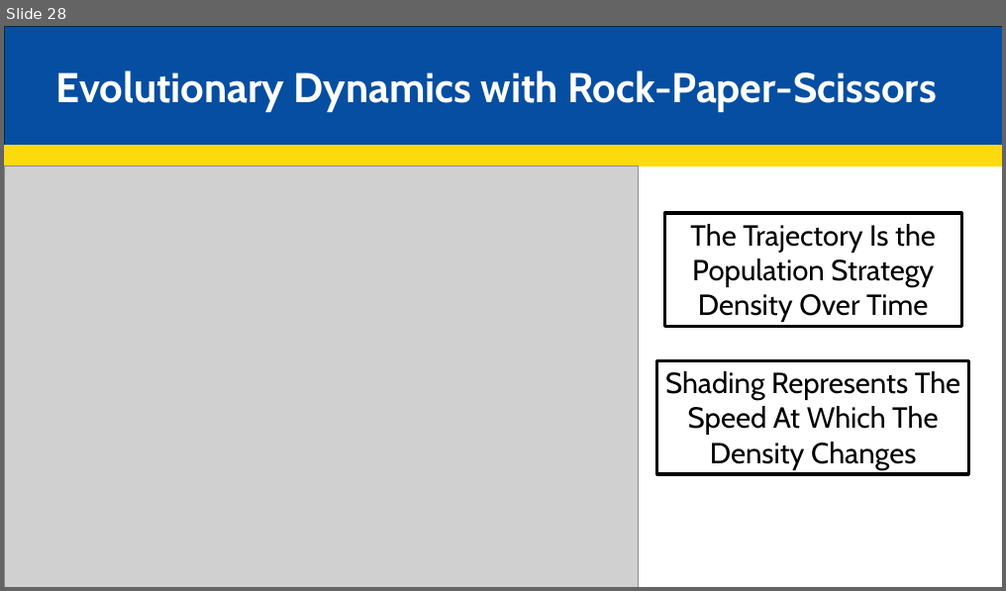
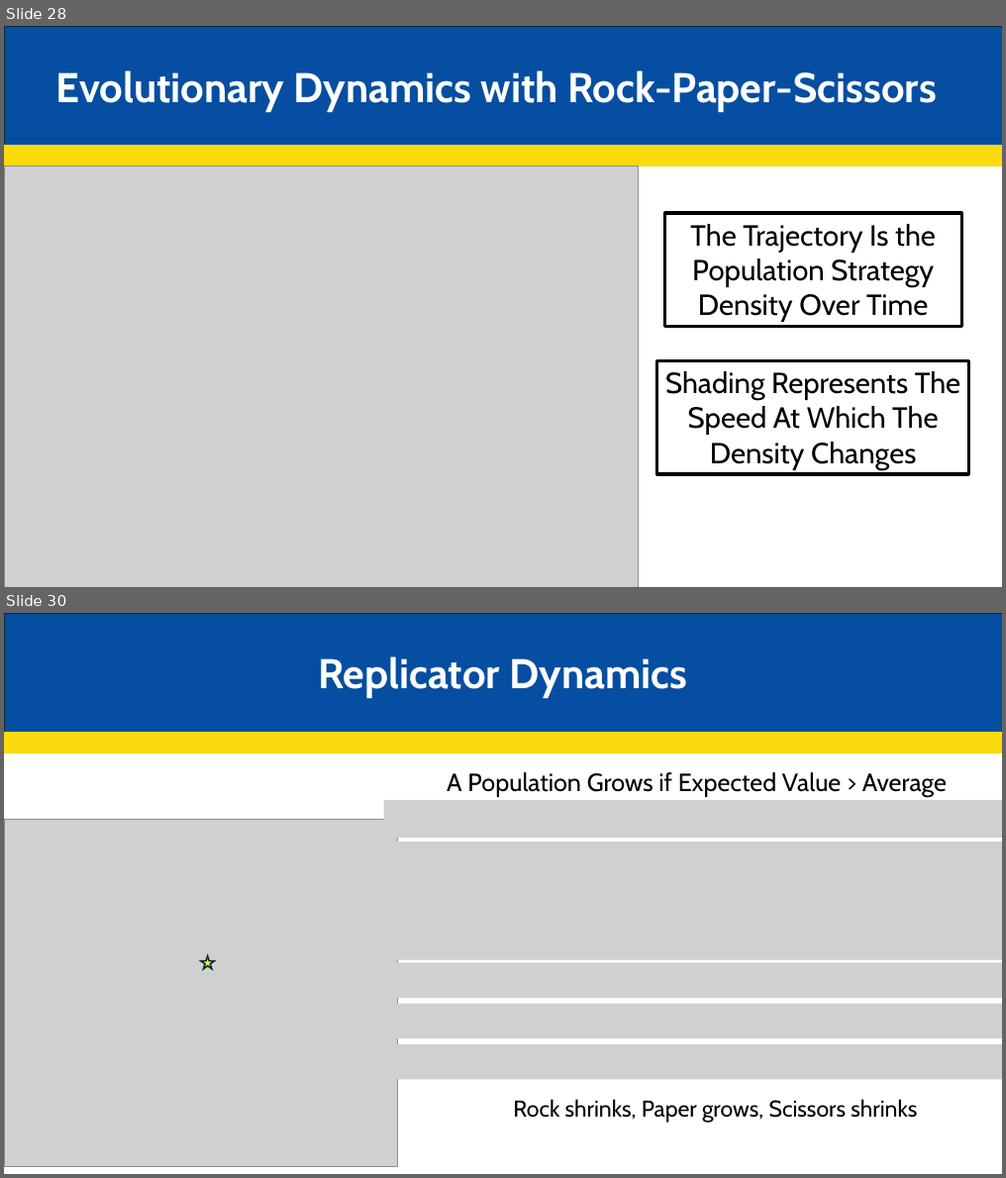
Before and after one commit to JakeCisc210/Candidacy, a slide deck: Reading Course/Presentations/Game Theory Thirteen.pptx. Shown one above the other, each under a label of ours: slide 28 before the commit, slides 28 and 30 after it; the slides between them are not shown. The pictures are 1006x591 and 1006x1178 pixels, drawn with LibreOffice and Linux fonts; fonts in the diff are those of the drawing; grey boxes stand for pictures. Boxes give left, top, right and bottom in pixels: in the first picture for what was removed or moved away, otherwise in the second. Text is boxed around its words. In the diff, an @@ line names an element or a change of style, - is before the commit and + after.

```diff
--- a/Reading Course/Presentations/Game Theory Thirteen.pptx
+++ b/Reading Course/Presentations/Game Theory Thirteen.pptx
@@ slide 30 added at <box>4,613,1002,1174</box>, background #FFFFFF @@
@@ rectangle added at <box>5,613,1002,733</box>, fill #064EA1, outline #092A39 1.5 pt @@
@@ text added at <box>318,657,688,698</box>, 40 pt, text #FFFFFF, bold @@
+Replicator Dynamics
@@ rectangle added at <box>4,733,1002,753</box>, fill #FBDB0E, outline #FBDB0E 1.5 pt @@
@@ text added at <box>447,772,946,798</box>, 24 pt, text #000000 @@
+A Population Grows if Expected Value > Average
@@ picture added at <box>4,819,398,1167</box> @@
@@ picture added at <box>384,800,1002,838</box> @@
@@ picture added at <box>355,842,1002,960</box> @@
@@ picture added at <box>428,871,983,957</box> @@
@@ star added at <box>201,957,214,969</box>, fill #FFFF00, outline #092A39 1.5 pt @@
@@ picture added at <box>387,962,1002,998</box> @@
@@ picture added at <box>394,1004,1002,1039</box> @@
@@ picture added at <box>362,1045,1002,1080</box> @@
@@ text added at <box>513,1099,917,1123</box>, 22 pt, text #000000 @@
+Rock shrinks, Paper grows, Scissors shrinks
```
Also in this commit, not shown: 2 slides changed, 1 other slide added.
